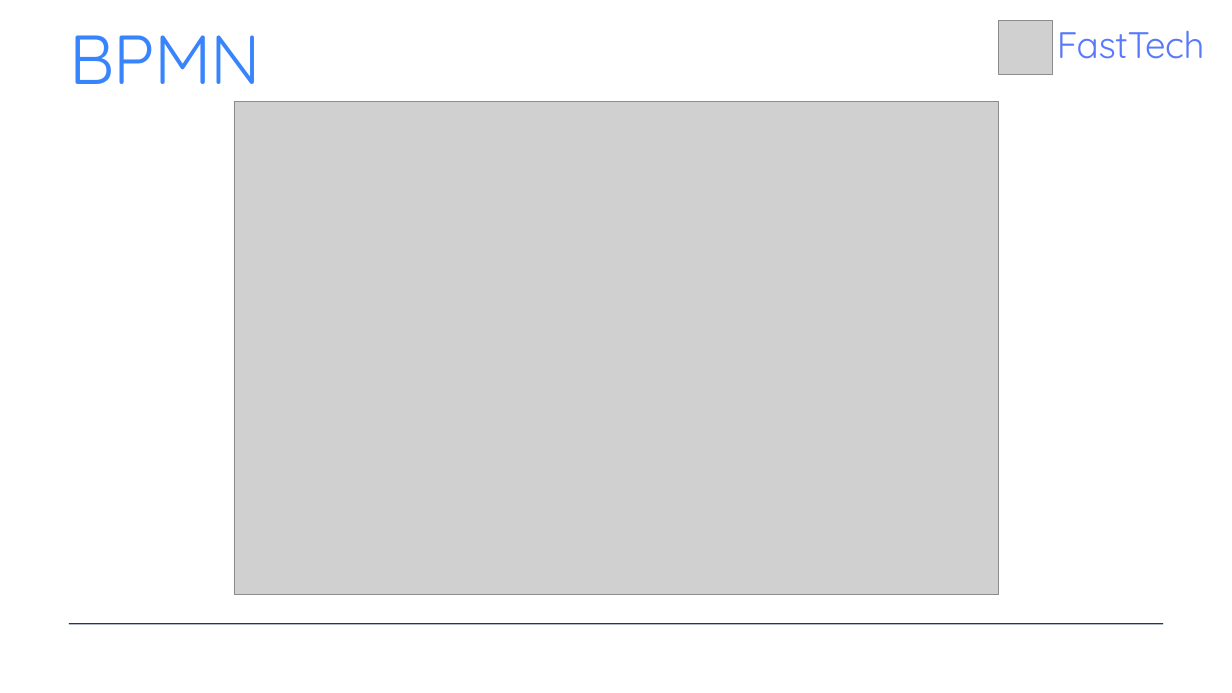
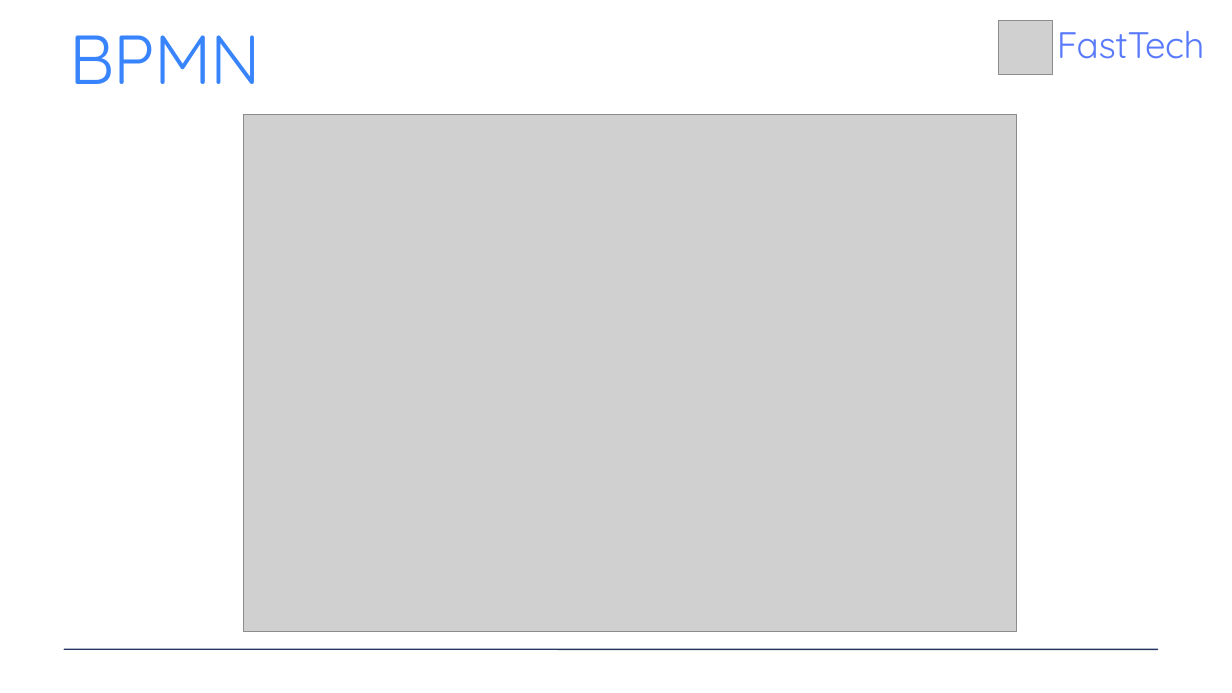
Before and after one commit to Grupo-1-adsa/Grupo-1-adsa, a slide deck: slide 6 of Documentação/PPT/FastTech - Sprint 2.pptx. Drawn at 1232x693 pixels with LibreOffice and Linux fonts; fonts in the diff are those of the drawing; grey boxes stand for pictures. Boxes give left, top, right and bottom in pixels: in the first picture for what was removed or moved away, otherwise in the second. Text is boxed around its words. In the diff, an @@ line names an element or a change of style, - is before the commit and + after.

```diff
--- a/Documentação/PPT/FastTech - Sprint 2.pptx
+++ b/Documentação/PPT/FastTech - Sprint 2.pptx
@@ picture: place and size @@
-picture at [234, 102, 998, 594]
+picture at [244, 114, 1016, 631]
@@ line moved from (69, 623) - (1163, 623) to (64, 649) - (1157, 649) @@
```
Also in this commit, not shown: 1 other slide changed, 1 slide added, 1 slide removed, 1 other file.
